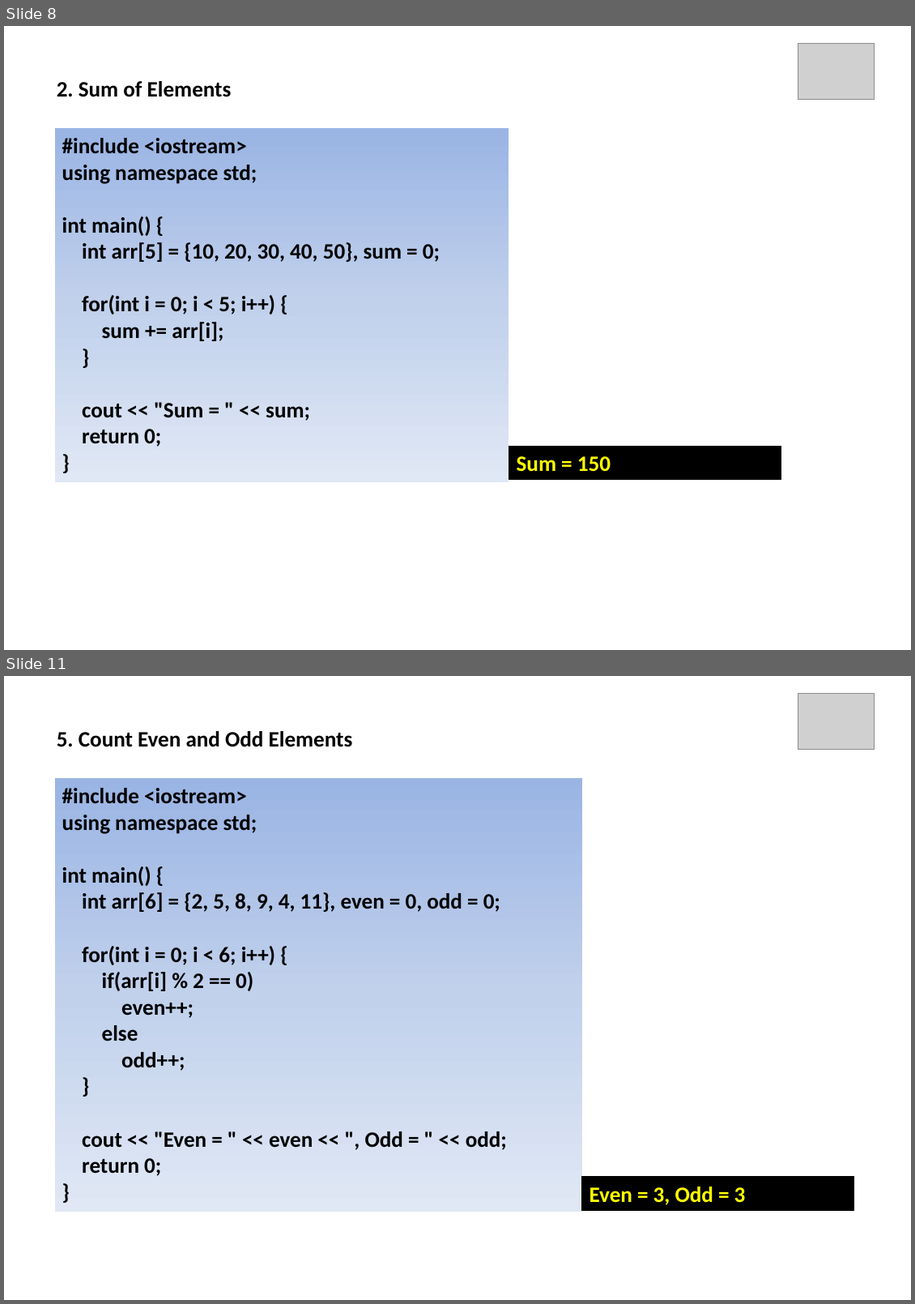
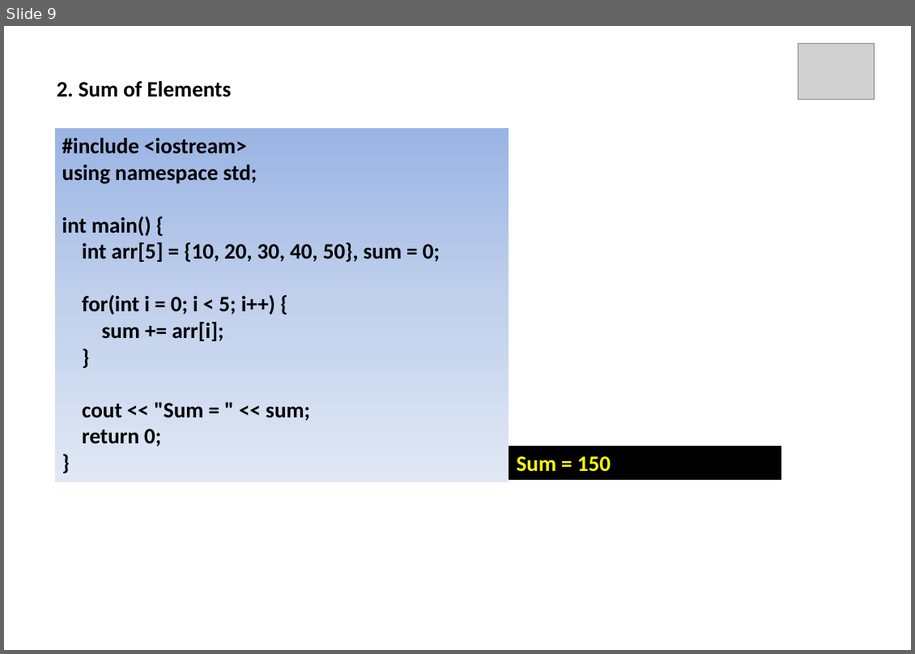
Before and after one commit to ParthasarathiSwain/C-plus-plus-Tutorial, a slide deck: Day 13/Array C++.pptx. Shown one above the other, each under a label of ours: slides 8 and 11 before the commit, slide 9 after it; the slides between them are not shown. The pictures are 915x1304 and 915x654 pixels, drawn with LibreOffice and Linux fonts; fonts in the diff are those of the drawing; grey boxes stand for pictures. Boxes give left, top, right and bottom in pixels: in the first picture for what was removed or moved away, otherwise in the second. Text is boxed around its words. In the diff, an @@ line names an element or a change of style, - is before the commit and + after.

```diff
--- a/Day 13/Array C++.pptx
+++ b/Day 13/Array C++.pptx
@@ slide 11 removed at [4, 676, 911, 1300], background #FFFFFF @@
@@ picture removed at [798, 693, 875, 751] @@
@@ text removed at [57, 731, 353, 747] @@
-5. Count Even and Odd Elements
@@ rectangle removed at [55, 778, 582, 1211] @@
-#include <iostream>
-using namespace std;
-int main() {
-int arr[6] = {2, 5, 8, 9, 4, 11}, even = 0, odd = 0;
-for(int i = 0; i < 6; i++) {
-if(arr[i] % 2 == 0)
-even++;
-else
-odd++;
-}
-cout << "Even = " << even << ", Odd = " << odd;
-return 0;
-}
@@ rectangle removed at [582, 1177, 854, 1211] @@
-Even = 3, Odd = 3
@@ what was slide 8 is now slide 9 @@
```
Also in this commit, not shown: 1 slide added, 9 other slides removed, 12 other files.
